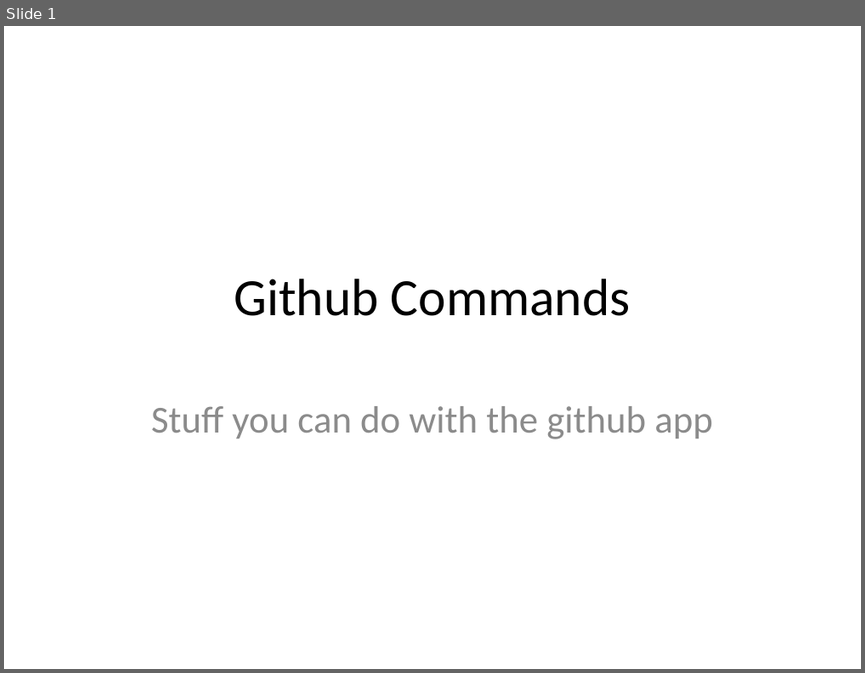
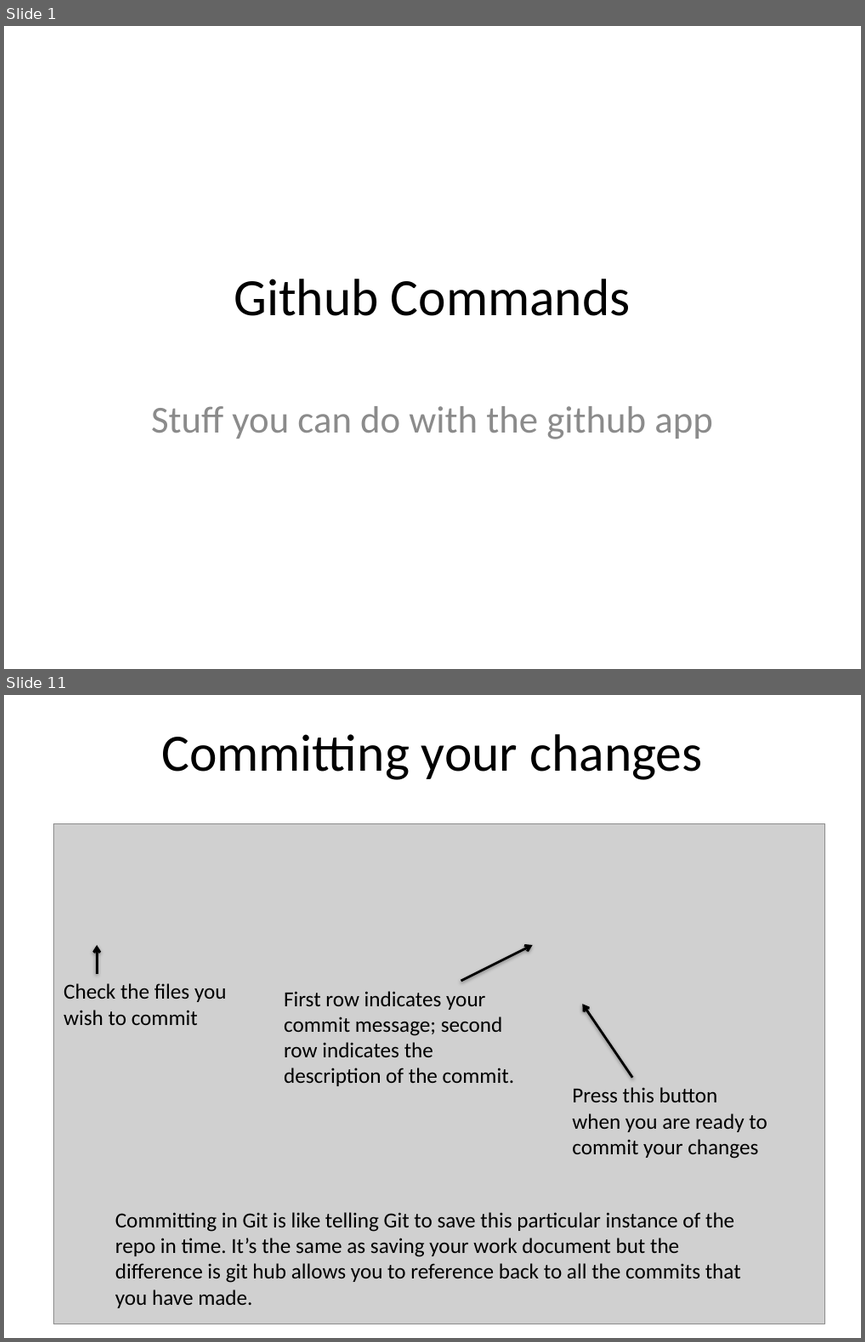
Before and after one commit to JaceTan/programming-notes, a slide deck: Github Commands.pptx. Shown one above the other, each under a label of ours: slide 1 before the commit, slides 1 and 11 after it; the slides between them are not shown. The pictures are 865x673 and 865x1342 pixels, drawn with LibreOffice and Linux fonts; fonts in the diff are those of the drawing; grey boxes stand for pictures. Boxes give left, top, right and bottom in pixels: in the first picture for what was removed or moved away, otherwise in the second. Text is boxed around its words. In the diff, an @@ line names an element or a change of style, - is before the commit and + after.

```diff
--- a/Github Commands.pptx
+++ b/Github Commands.pptx
@@ slide 11 added at (4, 695, 861, 1338), background #FFFFFF @@
@@ title added at (161, 734, 702, 780), 44 pt, text #000000 @@
+Committing your changes
@@ picture added at (53, 823, 825, 1323) @@
@@ arrow added from (97, 974) to (97, 945), #000000 2 pt @@
@@ arrow added from (460, 981) to (533, 945), #000000 2 pt @@
@@ text added at (64, 983, 227, 1025), 18 pt, text #000000 @@
+Check the files you wish to commit
@@ text added at (284, 991, 514, 1086), 18 pt, text #000000 @@
+First row indicates your commit message; second row indicates the description of the commit.
@@ arrow added from (632, 1077) to (582, 1004), #000000 2 pt @@
@@ text added at (572, 1087, 766, 1158), 18 pt, text #000000 @@
+Press this button when you are ready to commit your changes
@@ text added at (115, 1212, 741, 1308), 18 pt, text #000000 @@
+Committing in Git is like telling Git to save this particular instance of the repo in time. It’s the same as saving your work document but the difference is git hub allows you to reference back to all the commits that you have made.
```
Also in this commit, not shown: 31 other slides added, 4 slides removed.
